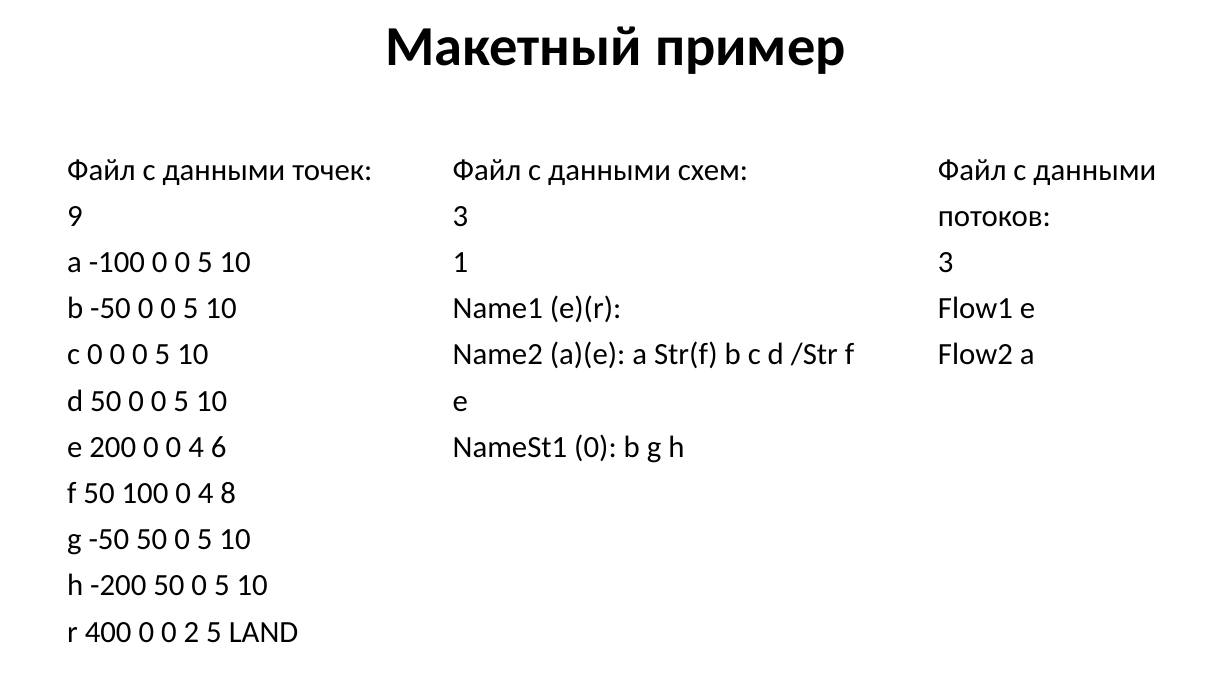
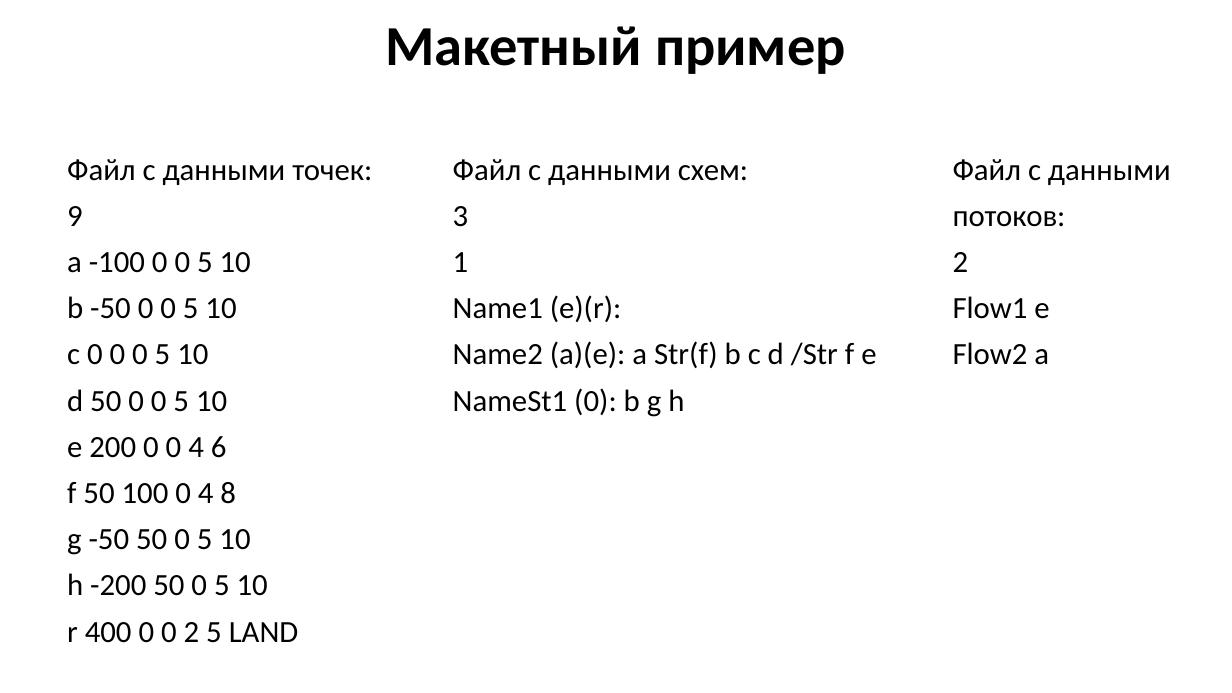
Before and after one commit to GooDgRaF/Bachelor_diplom, a slide deck: slide 14 of Диплом/Презентация ВКР.pptx. Drawn at 1232x693 pixels with LibreOffice and Linux fonts; fonts in the diff are those of the drawing; background and template pictures are left out. Boxes give left, top, right and bottom in pixels: in the first picture for what was removed or moved away, otherwise in the second. Text is boxed around its words. In the diff, an @@ line names an element or a change of style, - is before the commit and + after.

```diff
--- a/Диплом/Презентация ВКР.pptx
+++ b/Диплом/Презентация ВКР.pptx
@@ text "Файл с данными схем:" rewrapped from <box>453,159,854,463</box> to <box>453,159,876,417</box> @@
@@ text "Файл с данными потоков:": place and size @@
-text "Файл с данными потоков:" at <box>938,159,1156,365</box>
+text "Файл с данными потоков:" at <box>953,159,1171,365</box>
@@ text at <box>953,252,969,272</box>: text changed @@
-3
+2
```
Also in this commit, not shown: 5 other slides changed, 8 slides added, 7 slides removed.
